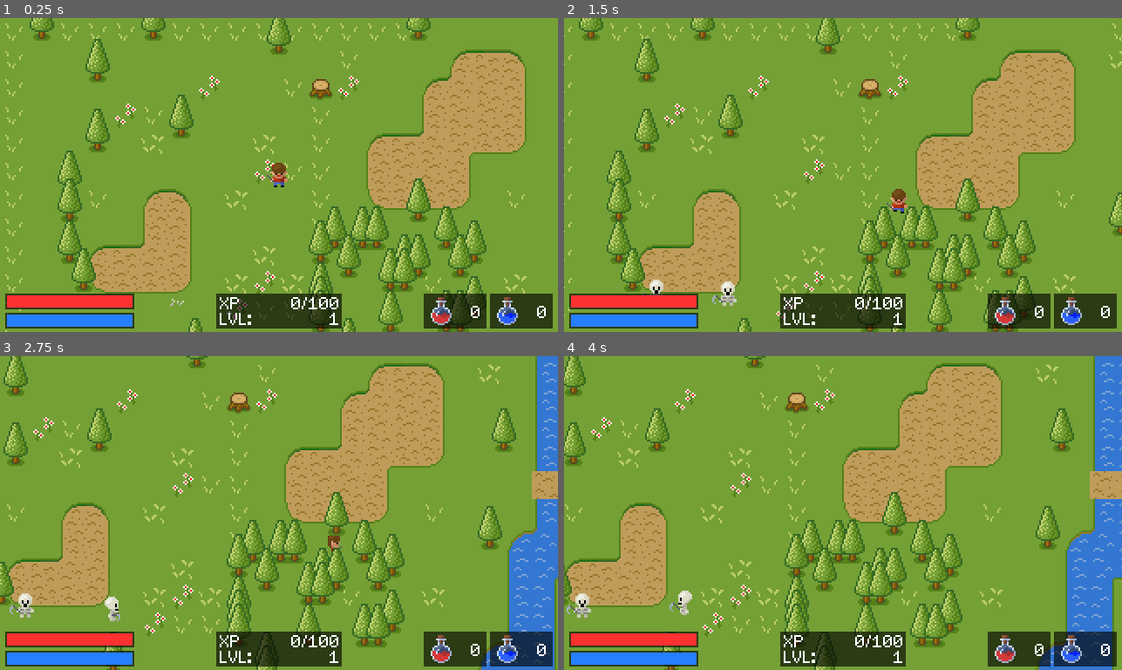
Above: before the commit, frames 1-4 (two rows, left to right).
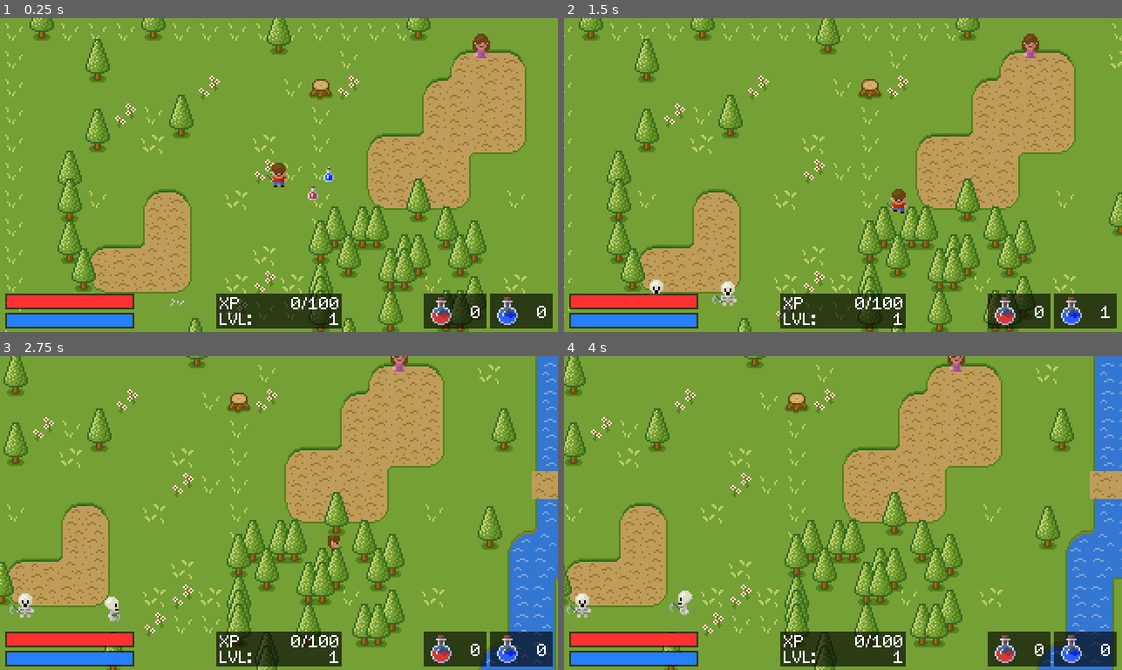
Above: after the commit, the same moments.

Repository: z-van-baars/SimpleRPG
Game: Godot game, scene res://Scenes/Main.tscn
Same seed, same stepped clock (60 frames per second), same inputs: the game is played once before the commit and once after it.
Inputs:
- Up to frame 1 (0.25 s): no input
- Up to frame 2 (1.5 s): tap Enter at 0.5 s; hold Right (ui_right) 0.53-1.28 s; hold Space (attack) 0.53-1.28 s; tap , (drink_health, bound only after the commit) at 0.8, 1.35 s; hold Down (ui_down) from 1.28 s (still down)
- Up to frame 3 (2.75 s): tap . (drink_mana, bound only after the commit) at 1.55 s; tap Space (attack) at 2 s; release Down (ui_down) at 2.03 s; hold Right (ui_right) from 2.03 s (still down); hold . (drink_mana, bound only after the commit) from 2.03 s (still down); tap Q at 2.3 s
- Up to frame 4 (4 s): release Right (ui_right) at 2.78 s; release . (drink_mana, bound only after the commit) at 2.78 s; hold Up (ui_up) 2.78-3.53 s; tap Q at 2.85 s; tap E at 3.05, 3.6 s; hold Left (ui_left) from 3.53 s (still down); tap O at 3.8 s

The runs differ from the first frame. In frame 1, 0.3% of the frame differs, in the area x 55-88%, y 5-59%; in frame 2, 0.2%; in frame 3, 0.1%; in frame 4, 0.1%.

Commit message:
added NPC + Dialogue

Diff:
--- /dev/null
+++ b/Entities/Fiona/Fiona.gd
@@ -0,0 +1,129 @@
+extends StaticBody2D
+
+enum QuestStatus { NOT_STARTED, STARTED, COMPLETED }
+var quest_status = QuestStatus.NOT_STARTED
+var dialogue_state = 0
+var necklace_found = false
+
+var dialoguePopup
+var player
+
+enum Potion { HEALTH, MANA }
+
+func _ready():
+	dialoguePopup = get_tree().root.get_node("Root/CanvasLayer/DialoguePopup")
+	player = get_tree().root.get_node("Root/Player")
+
+
+func talk(answer = ""):
+	# Set Fiona's animation to "talk"
+	$AnimatedSprite.play("talk")
+
+	# Set dialoguePopup npc to Fiona
+	dialoguePopup.npc = self
+	dialoguePopup.npc_name = "Fiona"
+
+	# Show the current dialogue
+	match quest_status:
+		QuestStatus.NOT_STARTED:
+			match dialogue_state:
+				0:
+					# Update dialogue tree state
+					dialogue_state = 1
+					# Show dialogue popup
+					dialoguePopup.dialogue = "Hello Adventurer! I lost my necklace, can you find it for me?"
+					dialoguePopup.answers = " [Q] Yes  -  [E] No"
+					dialoguePopup.open()
+				1:
+					match answer:
+						"Q":
+							# Update dialogue tree state
+							dialogue_state = 2
+							# Show dialogue popup
+							dialoguePopup.dialogue = "Thank you!"
+							dialoguePopup.answers = "[Q] Bye!"
+							dialoguePopup.open()
+						"E":
+							# Update dialogue tree state
+							dialogue_state = 3
+							# show dialogue popup
+							dialoguePopup.dialogue = "If you change your mind, you'll find me here."
+							dialoguePopup.answers = "[Q] Bye!"
+							dialoguePopup.open()
+				2:
+					# Update dialogue tree state
+					dialogue_state = 0
+					quest_status = QuestStatus.STARTED
+					# Close dialogue popup
+					dialoguePopup.close()
+					# Set Fiona's animation to "idle"
+					$AnimatedSprite.play("idle")
+				3:
+					# Update dialogue tree state
+					dialogue_state = 0
+					# Close dialogue popup
+					dialoguePopup.close()
+					# Set Fiona's animation to "idle"
+					$AnimatedSprite.play("idle")
+		QuestStatus.STARTED:
+			match dialogue_state:
+				0:
+					# Update dialogue tree state
+					dialogue_state = 1
+					# Show dialogue popup
+					dialoguePopup.dialogue = "Did you find my necklace?"
+					if necklace_found:
+						dialoguePopup.answers = "[Q] Yes  [E] No"
+					else:
+						dialoguePopup.answers = "[Q] No"
+					dialoguePopup.open()
+				1:
+					if necklace_found and answer == "Q":
+						# Update dialogue tree state
+						dialogue_state = 2
+						# Show dialogue popup
+						dialoguePopup.dialogue = "You're my hero! Please take this potion as a sign of my gratitude!"
+						dialoguePopup.answers = "[Q] Thanks"
+						dialoguePopup.open()
+					else:
+						# Update dialogue tree state
+						dialogue_state = 3
+						# Show dialogue popup
+						dialoguePopup.dialogue = "Please, find it!"
+						dialoguePopup.answers = "[Q] I will!"
+						dialoguePopup.open()
+				2:
+					# Update dialogue tree state
+					dialogue_state = 0
+					quest_status = QuestStatus.COMPLETED
+					# Close dialogue popup
+					dialoguePopup.close()
+					# Set Fiona's animation to "idle"
+					$AnimatedSprite.play("idle")
+					# Add potion and XP to the player.
+					yield(get_tree().create_timer(0.5), "timeout") #I added a little delay in case the level advancement panel appears.
+					player.add_potion(Potion.HEALTH)
+					player.add_xp(50)
+				3:
+					# Update dialogue tree state
+					dialogue_state = 0
+					# Close dialogue popup
+					dialoguePopup.close()
+					# Set Fiona's animation to "idle"
+					$AnimatedSprite.play("idle")
+		QuestStatus.COMPLETED:
+			match dialogue_state:
+				0:
+					# Update dialogue tree state
+					dialogue_state = 1
+					# Show dialogue popup
+					dialoguePopup.dialogue = "Thanks again for your help!"
+					dialoguePopup.answers = "[Q] Bye"
+					dialoguePopup.open()
+				1:
+					# Update dialogue tree state
+					dialogue_state = 0
+					# Close dialogue popup
+					dialoguePopup.close()
+					# Set Fiona's animation to "idle"
+					$AnimatedSprite.play("idle")
--- /dev/null
+++ b/Entities/Fiona/Fiona.tscn
@@ -0,0 +1,35 @@
+[gd_scene load_steps=7 format=2]
+
+[ext_resource path="res://Entities/Fiona/npc_idle_1.png" type="Texture" id=1]
+[ext_resource path="res://Entities/Fiona/npc_idle_2.png" type="Texture" id=2]
+[ext_resource path="res://Entities/Fiona/npc_talk.png" type="Texture" id=3]
+[ext_resource path="res://Entities/Fiona/Fiona.gd" type="Script" id=4]
+
+[sub_resource type="RectangleShape2D" id=1]
+extents = Vector2( 5.086, 7.03765 )
+
+[sub_resource type="SpriteFrames" id=2]
+animations = [ {
+"frames": [ ExtResource( 1 ), ExtResource( 2 ) ],
+"loop": true,
+"name": "idle",
+"speed": 1.0
+}, {
+"frames": [ ExtResource( 1 ), ExtResource( 3 ) ],
+"loop": true,
+"name": "talk",
+"speed": 8.0
+} ]
+
+[node name="Fiona" type="StaticBody2D" groups=[
+"NPCs",
+]]
+pause_mode = 2
+script = ExtResource( 4 )
+
+[node name="CollisionShape2D" type="CollisionShape2D" parent="."]
+shape = SubResource( 1 )
+
+[node name="AnimatedSprite" type="AnimatedSprite" parent="."]
+frames = SubResource( 2 )
+animation = "talk"
--- /dev/null
+++ b/Entities/Gem/Gem.gd
@@ -0,0 +1,6 @@
+extends Area2D
+
+func _on_Gem_body_entered(body):
+	if body.name == "Player":
+		body.add_gem()
+		get_tree().queue_delete(self)
--- /dev/null
+++ b/Entities/Gem/Gem.tscn
@@ -0,0 +1,17 @@
+[gd_scene load_steps=4 format=2]
+
+[ext_resource path="res://Entities/Gem/gem.png" type="Texture" id=1]
+[ext_resource path="res://Entities/Gem/Gem.gd" type="Script" id=2]
+
+[sub_resource type="RectangleShape2D" id=1]
+extents = Vector2( 2.99106, 4.013 )
+
+[node name="Gem" type="Area2D"]
+script = ExtResource( 2 )
+
+[node name="CollisionShape2D" type="CollisionShape2D" parent="."]
+shape = SubResource( 1 )
+
+[node name="Sprite" type="Sprite" parent="."]
+texture = ExtResource( 1 )
+[connection signal="body_entered" from="." to="." method="_on_Gem_body_entered"]
--- /dev/null
+++ b/Entities/Necklace/Necklace.gd
@@ -0,0 +1,12 @@
+extends Area2D
+
+var fiona
+
+func _ready():
+	fiona = get_tree().root.get_node("Root/Fiona")
+
+
+func _on_Necklace_body_entered(body):
+	if body.name == "Player":
+		get_tree().queue_delete(self)
+		fiona.necklace_found = true
--- /dev/null
+++ b/Entities/Necklace/Necklace.tscn
@@ -0,0 +1,17 @@
+[gd_scene load_steps=4 format=2]
+
+[ext_resource path="res://Entities/Necklace/necklace.png" type="Texture" id=1]
+[ext_resource path="res://Entities/Necklace/Necklace.gd" type="Script" id=2]
+
+[sub_resource type="RectangleShape2D" id=1]
+extents = Vector2( 4.04477, 5.09504 )
+
+[node name="Necklace" type="Area2D"]
+script = ExtResource( 2 )
+
+[node name="CollisionShape2D" type="CollisionShape2D" parent="."]
+shape = SubResource( 1 )
+
+[node name="Sprite" type="Sprite" parent="."]
+texture = ExtResource( 1 )
+[connection signal="body_entered" from="." to="." method="_on_Necklace_body_entered"]
--- a/Entities/Player/Player.gd
+++ b/Entities/Player/Player.gd
@@ -1,6 +1,8 @@
 extends KinematicBody2D
 
 signal player_stats_changed
+signal player_level_up
+
 export var speed = 75
 var last_direction = Vector2(0, 1)
 var attack_playing = false
@@ -12,6 +14,11 @@
 var mana_max = 100
 var mana_regeneration = 2
 
+# XP
+var xp = 0
+var xp_next_level = 100
+var level = 1
+
 # Attack Variables
 var attack_cooldown_time = 600
 var next_attack_time = 0
@@ -21,6 +28,12 @@
 var fireball_damage = 50
 var fireball_cooldown_time = 1000
 var next_fireball_time = 0
+
+# Inventory
+enum Potion { HEALTH, MANA }
+var health_potions = 0
+var mana_potions = 0
+var gems = 0
 
 var fireball_scene = preload("res://Entities/Fireball/Fireball.tscn")
 
@@ -108,6 +121,10 @@
 				if target.name.find("Skeleton") >= 0:
 					# Skeleton Hit!
 					target.hit(attack_damage)
+				if target.is_in_group("NPCs"):
+					# talk to NPC
+					target.talk()
+					return
 			# Play Attack Animation
 			attack_playing = true
 			var animation = get_animation_direction(last_direction) + "_attack"
@@ -124,7 +141,16 @@
 			$Sprite.play(animation)
 			next_fireball_time = now + fireball_cooldown_time
 
-
+	elif event.is_action_pressed("drink_health"):
+		if health_potions > 0:
+			health_potions -= 1
+			health = min(health_max, health + 50)
+			emit_signal("player_stats_changed", self)
+	elif event.is_action_pressed("drink_mana"):
+		if mana_potions > 0:
+			mana_potions -= 1
+			mana = min(mana_max, mana + 50)
+			emit_signal("player_stats_changed", self)
 
 
 func _on_Sprite_animation_finished():
@@ -136,3 +162,22 @@
 		fireball.direction = last_direction.normalized()
 		fireball.position = position + last_direction.normalized() * 4
 		get_tree().root.get_node("Root").add_child(fireball)
+
+func add_potion(type):
+	if type == Potion.HEALTH:
+		health_potions += 1
+	else:
+		mana_potions += 1
+	emit_signal("player_stats_changed", self)
+
+func add_gem():
+	gems += 1
+
+
+func add_xp(value):
+	xp += value
+	if xp >= xp_next_level:
+		level += 1
+		xp_next_level *= 2
+		emit_signal("player_level_up")
+	emit_signal("player_stats_changed", self)
--- /dev/null
+++ b/Entities/Potion/Potion.gd
@@ -0,0 +1,26 @@
+tool
+
+extends Area2D
+
+enum Potion { HEALTH, MANA }
+export(Potion) var type = Potion.HEALTH
+
+
+func _ready():
+	if type == Potion.MANA:
+		$Sprite.region_rect.position.x = 8
+	else:
+		$Sprite.region_rect.position.x = 0
+
+func _process(delta):
+	if Engine.editor_hint:
+		if type == Potion.MANA:
+			$Sprite.region_rect.position.x = 8
+		else:
+			$Sprite.region_rect.position.x = 0
+
+
+func _on_Potion_body_entered(body):
+	if body.name == "Player":
+		body.add_potion(type)
+		get_tree().queue_delete(self)
--- /dev/null
+++ b/Entities/Potion/Potion.tscn
@@ -0,0 +1,19 @@
+[gd_scene load_steps=4 format=2]
+
+[ext_resource path="res://Entities/Potion/Potion.gd" type="Script" id=1]
+[ext_resource path="res://Entities/Potion/small_potions.png" type="Texture" id=2]
+
+[sub_resource type="RectangleShape2D" id=1]
+extents = Vector2( 2.98684, 4.06073 )
+
+[node name="Potion" type="Area2D"]
+script = ExtResource( 1 )
+
+[node name="CollisionShape2D" type="CollisionShape2D" parent="."]
+shape = SubResource( 1 )
+
+[node name="Sprite" type="Sprite" parent="."]
+texture = ExtResource( 2 )
+region_enabled = true
+region_rect = Rect2( 0, 0, 8, 8 )
+[connection signal="body_entered" from="." to="." method="_on_Potion_body_entered"]
--- a/Entities/Skeleton/Skeleton.gd
+++ b/Entities/Skeleton/Skeleton.gd
@@ -6,6 +6,9 @@
 var player
 # RNG
 var rng = RandomNumberGenerator.new()
+
+var potion_scene = preload("res://Entities/Potion/Potion.tscn")
+var gem_scene = preload("res://Entities/Gem/Gem.tscn")
 
 # movement vars
 export var speed = 25
@@ -24,6 +27,7 @@
 var attack_damage = 10
 var attack_cooldown_time = 1500
 var next_attack_time = 0
+
 
 
 func _ready():
@@ -111,6 +115,18 @@
 		$AnimatedSprite.play("death")
 		emit_signal("death")
 
+		if rng.randf() <= 0.8:
+			if rng.randf() <= 0.6:
+				var gem = gem_scene.instance()
+				get_tree().root.get_node("Root").call_deferred("add_child", gem)
+				gem.position = position
+			else:
+				var potion = potion_scene.instance()
+				potion.type = rng.randi() % 2
+				get_tree().root.get_node("Root").call_deferred("add_child", potion)
+				potion.position = position
+		player.add_xp(25)
+
 func arise():
 	other_animation_playing = true
 	$AnimatedSprite.play("birth")
--- a/Entities/SkeletonSpawner/SkeletonSpawner.gd
+++ b/Entities/SkeletonSpawner/SkeletonSpawner.gd
@@ -22,7 +22,7 @@
 	rng.randomize()
 
 	# Create Skelets
-	for i in range(start_skeletons):
+	for _i in range(start_skeletons):
 		instance_skeleton()
 	skeleton_count = start_skeletons
 
--- /dev/null
+++ b/GUI/DialoguePopup.gd
@@ -0,0 +1,43 @@
+extends Popup
+
+var npc_name setget name_set
+var dialogue setget dialogue_set
+var answers setget answers_set
+var npc
+
+func _ready():
+	set_process_input(false)
+
+func name_set(new_value):
+	npc_name = new_value
+	$ColorRect/NPCName.text = new_value
+
+func dialogue_set(new_value):
+	dialogue = new_value
+	$ColorRect/Dialogue.text = new_value
+
+func answers_set(new_value):
+	answers = new_value
+	$ColorRect/Answers.text = new_value
+
+func open():
+	get_tree().paused = true
+	popup()
+	$AnimationPlayer.playback_speed = 60.0 / dialogue.length()
+	$AnimationPlayer.play("ShowDialogue")
+
+func close():
+	get_tree().paused = false
+	hide()
+
+func _input(event):
+	if event is InputEventKey:
+		if event.scancode == KEY_Q:
+			set_process_input(false)
+			npc.talk("Q")
+		elif event.scancode == KEY_E:
+			set_process_input(false)
+			npc.talk("E")
+
+func _on_AnimationPlayer_animation_finished(anim_name):
+	set_process_input(true)
--- /dev/null
+++ b/GUI/HealthPotions.gd
@@ -0,0 +1,5 @@
+extends ColorRect
+
+
+func _on_Player_player_stats_changed(player):
+	$Label.text = str(player.health_potions)
--- /dev/null
+++ b/GUI/LevelPopup.gd
@@ -0,0 +1,29 @@
+extends Popup
+
+var player
+
+func _ready():
+	player = get_node("/root/Root/Player")
+	set_process_input(false)
+
+
+func _on_Player_player_level_up():
+	set_process_input(true)
+	popup_centered()
+	get_tree().paused = true
+
+
+func _input(event):
+	if event is InputEventKey:
+		if event.scancode == KEY_O:
+			player.health_max += 50
+			player.health += 50
+			hide()
+			set_process_input(false)
+			get_tree().paused = false
+		elif event.scancode == KEY_P:
+			player.mana_max += 50
+			player.mana += 50
+			hide()
+			set_process_input(false)
+			get_tree().paused = false
--- /dev/null
+++ b/GUI/ManaPotions.gd
@@ -0,0 +1,4 @@
+extends ColorRect
+
+func _on_Player_player_stats_changed(player):
+	$Label.text = str(player.mana_potions)
--- /dev/null
+++ b/GUI/XP.gd
@@ -0,0 +1,6 @@
+extends ColorRect
+
+
+func _on_Player_player_stats_changed(player):
+	$ValueXP.text = str(player.xp) + "/" + str(player.xp_next_level)
+	$ValueLevel.text = str(player.level)
--- a/Scenes/Main.tscn
+++ b/Scenes/Main.tscn
@@ -39,6 +39,18 @@
 [ext_resource path="res://GUI/potions.png" type="Texture" id=37]
 [ext_resource path="res://Fonts/Font.tres" type="DynamicFont" id=38]
 [ext_resource path="res://Scenes/SkeletonSpawner.tscn" type="PackedScene" id=39]
+[ext_resource path="res://Entities/Potion/Potion.tscn" type="PackedScene" id=40]
+[ext_resource path="res://GUI/HealthPotions.gd" type="Script" id=41]
+[ext_resource path="res://GUI/ManaPotions.gd" type="Script" id=42]
+[ext_resource path="res://GUI/XP.gd" type="Script" id=43]
+[ext_resource path="res://GUI/mana_bonus.png" type="Texture" id=44]
+[ext_resource path="res://GUI/health_bonus.png" type="Texture" id=45]
+[ext_resource path="res://GUI/LevelPopup.gd" type="Script" id=46]
+[ext_resource path="res://Entities/Fiona/Fiona.tscn" type="PackedScene" id=47]
+[ext_resource path="res://GUI/DialoguePopup.gd" type="Script" id=48]
+
+[sub_resource type="RectangleShape2D" id=2]
+extents = Vector2( 4, 5 )
 
 [sub_resource type="SpriteFrames" id=1]
 animations = [ {
@@ -122,9 +134,6 @@
 "name": "right_fireball",
 "speed": 7.0
 } ]
-
-[sub_resource type="RectangleShape2D" id=2]
-extents = Vector2( 4, 5 )
 
 [sub_resource type="Animation" id=3]
 resource_name = "Game Over"
@@ -158,12 +167,48 @@
 "values": [ Color( 1, 0, 0, 1 ), Color( 1, 1, 1, 1 ), Color( 1, 0, 0, 1 ), Color( 1, 1, 1, 1 ) ]
 }
 
+[sub_resource type="Animation" id=5]
+resource_name = "ShowDialogue"
+tracks/0/type = "value"
+tracks/0/path = NodePath("ColorRect/Dialogue:percent_visible")
+tracks/0/interp = 1
+tracks/0/loop_wrap = true
+tracks/0/imported = false
+tracks/0/enabled = true
+tracks/0/keys = {
+"times": PoolRealArray( 0, 0.8 ),
+"transitions": PoolRealArray( 1, 1 ),
+"update": 0,
+"values": [ 0.0, 1.0 ]
+}
+tracks/1/type = "value"
+tracks/1/path = NodePath("ColorRect/Answers:percent_visible")
+tracks/1/interp = 1
+tracks/1/loop_wrap = true
+tracks/1/imported = false
+tracks/1/enabled = true
+tracks/1/keys = {
+"times": PoolRealArray( 0, 1 ),
+"transitions": PoolRealArray( 1, 1 ),
+"update": 1,
+"values": [ 0.0, 1.0 ]
+}
+
 [node name="Root" type="Node"]
 
 [node name="Player" type="KinematicBody2D" parent="."]
 position = Vector2( 160, 90 )
 z_index = 1
 script = ExtResource( 3 )
+
+[node name="CollisionShape2D" type="CollisionShape2D" parent="Player"]
+position = Vector2( 0, 2 )
+shape = SubResource( 2 )
+
+[node name="RayCast2D" type="RayCast2D" parent="Player"]
+scale = Vector2( 2, 1 )
+enabled = true
+cast_to = Vector2( 0, 8 )
 
 [node name="Sprite" type="AnimatedSprite" parent="Player"]
 frames = SubResource( 1 )
@@ -171,19 +216,10 @@
 frame = 1
 playing = true
 
-[node name="CollisionShape2D" type="CollisionShape2D" parent="Player"]
-position = Vector2( 0, 2 )
-shape = SubResource( 2 )
-
 [node name="Camera2D" type="Camera2D" parent="Player"]
 current = true
 drag_margin_h_enabled = true
 drag_margin_v_enabled = true
-
-[node name="RayCast2D" type="RayCast2D" parent="Player"]
-scale = Vector2( 2, 1 )
-enabled = true
-cast_to = Vector2( 0, 8 )
 
 [node name="AnimationPlayer" type="AnimationPlayer" parent="Player"]
 "anims/Game Over" = SubResource( 3 )
@@ -246,6 +282,7 @@
 margin_right = 196.0
 margin_bottom = 178.0
 color = Color( 0, 0, 0, 0.627451 )
+script = ExtResource( 43 )
 __meta__ = {
 "_edit_use_anchors_": false
 }
@@ -290,6 +327,7 @@
 margin_right = 279.0
 margin_bottom = 178.0
 color = Color( 0, 0, 0, 0.627451 )
+script = ExtResource( 41 )
 __meta__ = {
 "_edit_use_anchors_": false
 }
@@ -315,6 +353,7 @@
 margin_right = 317.0
 margin_bottom = 178.0
 color = Color( 0, 0, 0, 0.627451 )
+script = ExtResource( 42 )
 __meta__ = {
 "_edit_use_anchors_": false
 }
@@ -336,8 +375,9 @@
 
 [node name="GameOver" type="ColorRect" parent="CanvasLayer"]
 modulate = Color( 1, 1, 1, 0 )
+margin_top = -0.0944672
 margin_right = 320.0
-margin_bottom = 180.0
+margin_bottom = 179.906
 mouse_filter = 2
 color = Color( 0.537255, 0.0470588, 0.0470588, 1 )
 __meta__ = {
@@ -353,7 +393,124 @@
 text = "GAME OVER"
 align = 1
 
+[node name="LevelPopup" type="Popup" parent="CanvasLayer"]
+pause_mode = 2
+margin_right = 100.0
+margin_bottom = 50.0
+popup_exclusive = true
+script = ExtResource( 46 )
+__meta__ = {
+"_edit_use_anchors_": false
+}
+
+[node name="ColorRect" type="ColorRect" parent="CanvasLayer/LevelPopup"]
+margin_right = 100.0
+margin_bottom = 50.0
+__meta__ = {
+"_edit_use_anchors_": false
+}
+
+[node name="Label" type="Label" parent="CanvasLayer/LevelPopup/ColorRect"]
+margin_top = 1.0
+margin_right = 100.0
+margin_bottom = 11.0
+custom_fonts/font = ExtResource( 38 )
+custom_colors/font_color = Color( 0.352941, 0.352941, 0.352941, 1 )
+text = "New Level!"
+align = 1
+
+[node name="Sprite" type="Sprite" parent="CanvasLayer/LevelPopup/ColorRect"]
+position = Vector2( 31, 30 )
+texture = ExtResource( 45 )
+
+[node name="Sprite2" type="Sprite" parent="CanvasLayer/LevelPopup/ColorRect"]
+position = Vector2( 69, 30 )
+texture = ExtResource( 44 )
+
+[node name="Label2" type="Label" parent="CanvasLayer/LevelPopup/ColorRect"]
+margin_left = 7.0
+margin_top = 25.0
+margin_right = 13.0
+margin_bottom = 35.0
+custom_fonts/font = ExtResource( 38 )
+custom_colors/font_color = Color( 0.352941, 0.352941, 0.352941, 1 )
+text = "O"
+
+[node name="Label3" type="Label" parent="CanvasLayer/LevelPopup/ColorRect"]
+margin_left = 88.0
+margin_top = 25.0
+margin_right = 94.0
+margin_bottom = 35.0
+custom_fonts/font = ExtResource( 38 )
+custom_colors/font_color = Color( 0.352941, 0.352941, 0.352941, 1 )
+text = "P"
+
+[node name="DialoguePopup" type="Popup" parent="CanvasLayer"]
+pause_mode = 2
+visible = true
+margin_right = 40.0
+margin_bottom = 40.0
+popup_exclusive = true
+script = ExtResource( 48 )
+__meta__ = {
+"_edit_use_anchors_": false
+}
+
+[node name="ColorRect" type="ColorRect" parent="CanvasLayer/DialoguePopup"]
+margin_left = 10.0
+margin_top = 115.0
+margin_right = 310.0
+margin_bottom = 170.0
+color = Color( 1, 1, 1, 0.862745 )
+
+[node name="NPCName" type="Label" parent="CanvasLayer/DialoguePopup/ColorRect"]
+margin_left = 5.0
+margin_top = 2.0
+margin_right = 295.0
+margin_bottom = 12.0
+custom_fonts/font = ExtResource( 38 )
+custom_colors/font_color = Color( 0, 0, 0, 1 )
+text = "Fiona"
+
+[node name="Dialogue" type="Label" parent="CanvasLayer/DialoguePopup/ColorRect"]
+margin_left = 5.0
+margin_top = 15.0
+margin_right = 295.0
+margin_bottom = 40.0
+custom_fonts/font = ExtResource( 38 )
+custom_colors/font_color = Color( 0.501961, 0.501961, 0.501961, 1 )
+text = "Hello Adventurer! I lost my necklace, can you find it for me?"
+autowrap = true
+
+[node name="Answers" type="Label" parent="CanvasLayer/DialoguePopup/ColorRect"]
+margin_left = 5.0
+margin_top = 43.0
+margin_right = 295.0
+margin_bottom = 53.0
+custom_fonts/font = ExtResource( 38 )
+custom_colors/font_color = Color( 0, 0, 0, 1 )
+text = "[Q] Yes   -   [E] No"
+align = 1
+
+[node name="AnimationPlayer" type="AnimationPlayer" parent="CanvasLayer/DialoguePopup"]
+anims/ShowDialogue = SubResource( 5 )
+
 [node name="SkeletonSpawner" parent="." instance=ExtResource( 39 )]
+
+[node name="Potion" parent="." instance=ExtResource( 40 )]
+position = Vector2( 188.333, 89.9326 )
+type = 1
+
+[node name="Potion2" parent="." instance=ExtResource( 40 )]
+position = Vector2( 179.721, 100.401 )
+
+[node name="Fiona" parent="." instance=ExtResource( 47 )]
+position = Vector2( 275.959, 15.8446 )
+[connection signal="player_level_up" from="Player" to="CanvasLayer/LevelPopup" method="_on_Player_player_level_up"]
+[connection signal="player_stats_changed" from="Player" to="CanvasLayer/Health" method="_on_Player_player_stats_changed"]
 [connection signal="player_stats_changed" from="Player" to="CanvasLayer/Mana" method="_on_Player_player_stats_changed"]
-[connection signal="player_stats_changed" from="Player" to="CanvasLayer/Health" method="_on_Player_player_stats_changed"]
+[connection signal="player_stats_changed" from="Player" to="CanvasLayer/XP" method="_on_Player_player_stats_changed"]
+[connection signal="player_stats_changed" from="Player" to="CanvasLayer/HealthPotions" method="_on_Player_player_stats_changed"]
+[connection signal="player_stats_changed" from="Player" to="CanvasLayer/ManaPotions" method="_on_Player_player_stats_changed"]
 [connection signal="animation_finished" from="Player/Sprite" to="Player" method="_on_Sprite_animation_finished"]
+[connection signal="animation_finished" from="CanvasLayer/DialoguePopup/AnimationPlayer" to="CanvasLayer/DialoguePopup" method="_on_AnimationPlayer_animation_finished"]
--- a/project.godot
+++ b/project.godot
@@ -80,6 +80,16 @@
 "events": [ Object(InputEventKey,"resource_local_to_scene":false,"resource_name":"","device":0,"alt":false,"shift":false,"control":false,"meta":false,"command":false,"pressed":false,"scancode":16777238,"unicode":0,"echo":false,"script":null)
  ]
 }
+drink_health={
+"deadzone": 0.5,
+"events": [ Object(InputEventKey,"resource_local_to_scene":false,"resource_name":"","device":0,"alt":false,"shift":false,"control":false,"meta":false,"command":false,"pressed":false,"scancode":44,"unicode":0,"echo":false,"script":null)
+ ]
+}
+drink_mana={
+"deadzone": 0.5,
+"events": [ Object(InputEventKey,"resource_local_to_scene":false,"resource_name":"","device":0,"alt":false,"shift":false,"control":false,"meta":false,"command":false,"pressed":false,"scancode":46,"unicode":0,"echo":false,"script":null)
+ ]
+}
 
 [rendering]
 
Binary file added: Entities/Fiona/npc_idle_1.png
Not shown, added: Entities/Fiona/npc_idle_1.png.import
Binary file added: Entities/Fiona/npc_idle_2.png
Not shown, added: Entities/Fiona/npc_idle_2.png.import
Binary file added: Entities/Fiona/npc_talk.png
Not shown, added: Entities/Fiona/npc_talk.png.import
Binary file added: Entities/Gem/gem.png
Not shown, added: Entities/Gem/gem.png.import
Binary file added: Entities/Necklace/necklace.png
Not shown, added: Entities/Necklace/necklace.png.import
Binary file added: Entities/Potion/small_potions.png
Not shown, added: Entities/Potion/small_potions.png.import
(and 5 more such lines)
